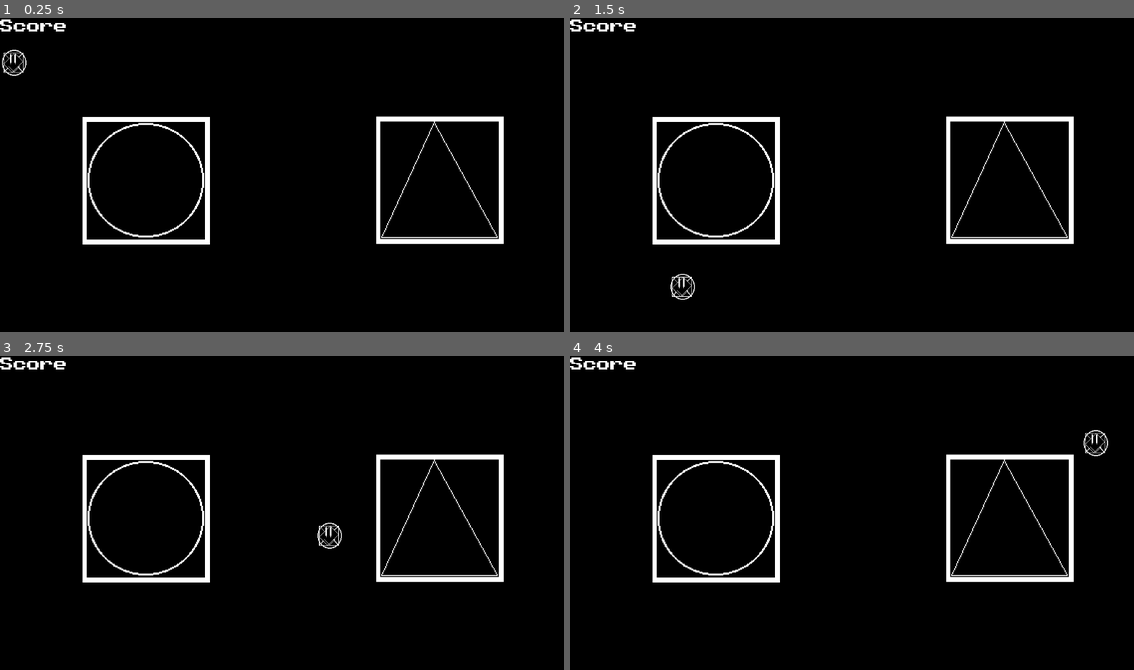
Above: before the commit, frames 1-4 (two rows, left to right).
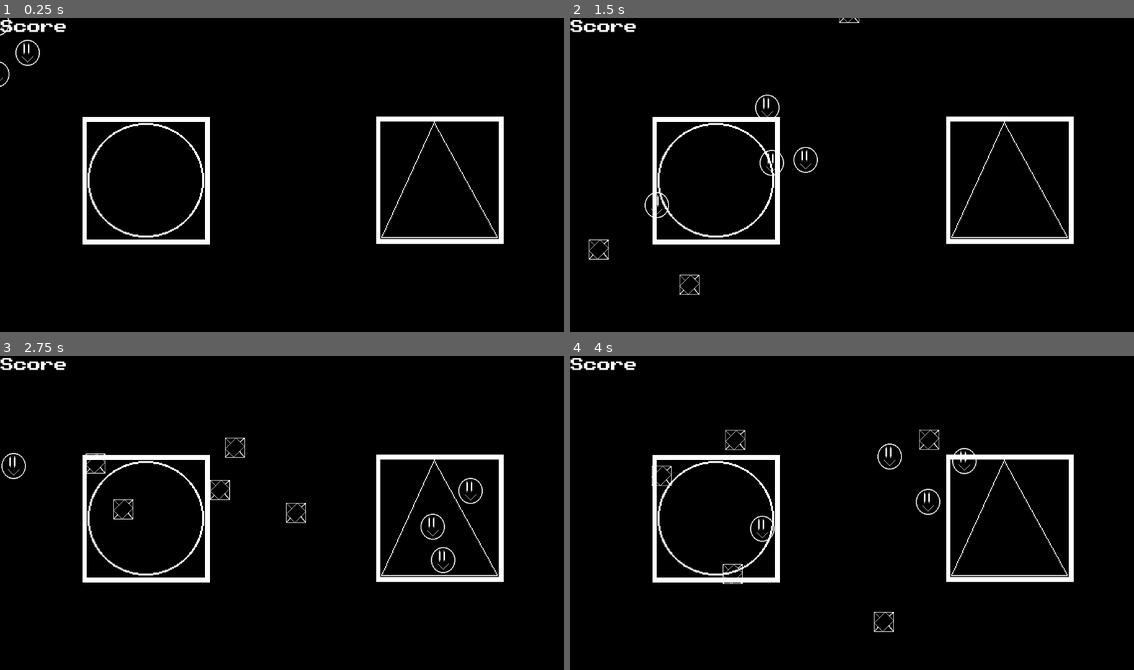
Above: after the commit, the same moments.

Repository: y1z/godot-wild-jam-84-submetions
Game: Godot game, scene res://Scenes/main.tscn
Two runs of this game, one before a commit and one after it. Both use one fixed random seed, a clock stepped at 60 frames per second and the inputs below.
Inputs (mouse positions are in pixels of both pictures, inside the frame that each line leads up to):
- Up to frame 1 (0.25 s): no input
- Up to frame 2 (1.5 s): tap Enter at 0.5 s; move the mouse to (829, 244) at 0.52 s; press the mouse at (829, 244) at 0.53 s; move the mouse to (1026, 228) at 1.27 s; release the mouse at (1026, 228) at 1.28 s; click (1026, 228) at 1.35 s
- Up to frame 3 (2.75 s): move the mouse to (112, 469) at 2.02 s; press the mouse at (112, 469) at 2.03 s; tap Enter at 2.1 s
- Up to frame 4 (4 s): move the mouse to (885, 516) at 2.77 s; release the mouse at (885, 516) at 2.78 s; tap F at 2.85 s; click (885, 516) at 3.05 s; move the mouse to (773, 437) at 3.52 s; press the mouse at (773, 437) at 3.53 s

The runs differ from the first frame. In frame 1, 0.4% of the frame differs, in the area x 0-12%, y 0-22%; in frame 2, 0.7%; in frame 3, 1.0%, in the area x 0-86%, y 0-70%; in frame 4, 1.0%.

Commit message:
everything else

Diff:
--- a/Scenes/main.tscn
+++ b/Scenes/main.tscn
@@ -1,8 +1,9 @@
-[gd_scene load_steps=5 format=3 uid="uid://dcj8i1iuuxwol"]
+[gd_scene load_steps=6 format=3 uid="uid://dcj8i1iuuxwol"]
 
 [ext_resource type="FontFile" uid="uid://kkjkpmqub1d2" path="res://Font/PublicPixel.otf" id="1_jjgbg"]
 [ext_resource type="PackedScene" uid="uid://bwksi02isilta" path="res://Entities/critter.tscn" id="2_bo1nx"]
 [ext_resource type="PackedScene" uid="uid://mxhbtsjpjwve" path="res://Entities/critter_grid.tscn" id="3_8gbba"]
+[ext_resource type="PackedScene" uid="uid://cw6vwvn2rlwv" path="res://Entities/critter_manager.tscn" id="4_jjvhh"]
 
 [sub_resource type="StyleBoxFlat" id="StyleBoxFlat_8gbba"]
 content_margin_left = 0.0
@@ -31,8 +32,10 @@
 
 [node name="Score" type="Label" parent="Control"]
 layout_mode = 1
-offset_right = 1146.5728
-offset_bottom = 50.081623
+offset_left = 1.0
+offset_top = 1.0
+offset_right = 1147.5728
+offset_bottom = 51.081623
 rotation = -6.2831855
 theme_override_fonts/font = ExtResource("1_jjgbg")
 theme_override_font_sizes/font_size = 27
@@ -51,3 +54,8 @@
 critter_type = 1
 
 [node name="Critter" parent="." instance=ExtResource("2_bo1nx")]
+visible = false
+position = Vector2(505, 113)
+critter_type = 2
+
+[node name="CritterManager" parent="." instance=ExtResource("4_jjvhh")]
--- a/Scripts/critter.gd
+++ b/Scripts/critter.gd
@@ -12,6 +12,8 @@
 @export_group("VARIABLES")
 @export var data:ClassData.CritterData = null
 
+@export var critter_type :Enums.critter_type
+
 var safe_sprite :Sprite2D
 var danger_sprite :Sprite2D
 
@@ -25,6 +27,9 @@
 func _ready() -> void:
 	if data == null:
 		data = ClassData.CritterData.new()
+
+	if critter_type ==  Enums.critter_type.NONE:
+		critter_type = Enums.critter_type.safe
 
 	safe_sprite =%"Safe Critter Sprite"
 	danger_sprite =%"Danger Critter Sprite"
@@ -59,7 +64,11 @@
 			pass
 		_:
 			push_error("Unhandled case %s" % data.state)
-	pass
+
+	var should_safe_be_visible:bool = Enums.critter_type.safe == critter_type
+
+	safe_sprite.visible =  should_safe_be_visible
+	danger_sprite.visible = !should_safe_be_visible
 
 func _physics_process(_delta:float) -> void:
 
@@ -93,6 +102,7 @@
 		Enums.critter_state.clicked_on:
 			var eventData:EventBus.ClickedWithCreatureData=EventBus.ClickedWithCreatureData.new()
 			eventData.critter = data;
+			eventData.critter.type = self.critter_type
 			eventData.global_mouse_pos = get_global_mouse_position()
 			EventBus.clicked_with_creature.emit(eventData)
 	pass
--- a/Scripts/critter_grid.gd
+++ b/Scripts/critter_grid.gd
@@ -24,6 +24,7 @@
 
 	if error_code != OK:
 		printerr("[ERROR] %s" % error_code)
+
 
 	select_the_grid_to_show();
 	pass
@@ -53,8 +54,5 @@
 	var has_same_critter_type : bool = data.critter.type == critter_type;
 	if should_keep_critter_in_grid && has_same_critter_type:
 		data.critter.state = Enums.critter_state.stoped
+		EventBus.critter_count_down.emit(true)
 	pass
-
-func on_shit(data : String):
-	print(data)
-	pass
--- a/Scripts/event_bus.gd
+++ b/Scripts/event_bus.gd
@@ -6,3 +6,5 @@
 
 
 signal clicked_with_creature(data :ClickedWithCreatureData)
+
+signal critter_count_down(should_count_down:bool)
